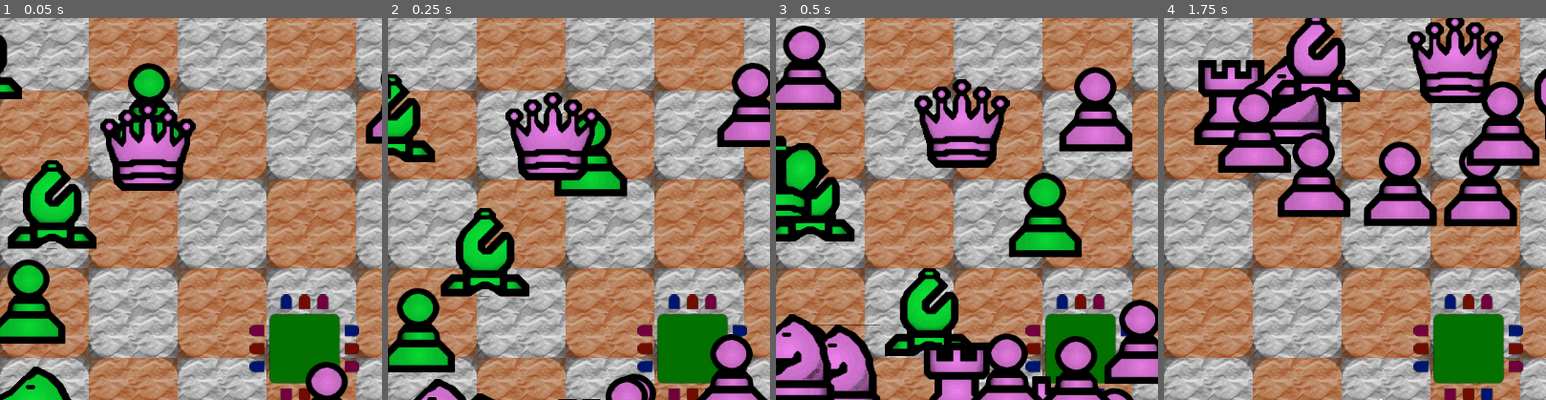
Above: before the commit, frames 1-4 (left to right).
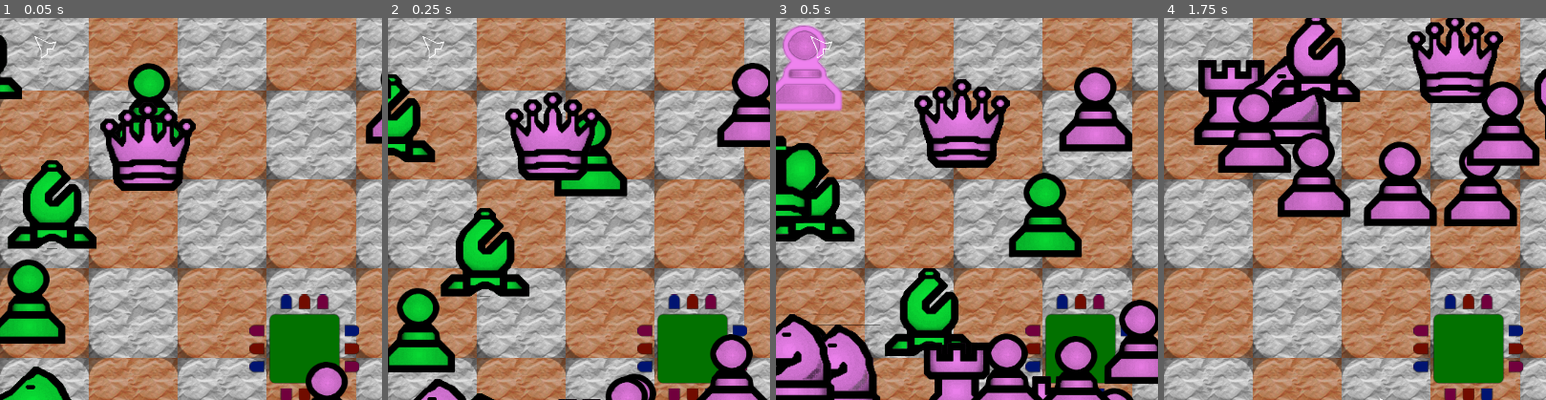
Above: after the commit, the same moments.

Repository: k11d/Chess
Game: Godot game, scene res://Game/Game.tscn
Two runs of this game, one before a commit and one after it. Both use one fixed random seed, a clock stepped at 60 frames per second and the inputs below.
Inputs (mouse positions are % of the whole screen's width and height, from its top left):
- Up to frame 1 (0.05 s): no input
- Up to frame 2 (0.25 s): no input
- Up to frame 3 (0.5 s): no input
- Up to frame 4 (1.75 s): move the mouse to (72, 45) at 0.52 s; move the mouse to (30, 55) at 1.27 s
The pictures show only the part of the screen within x 0-50%, y 2-52%; the shares and areas given below are measured in that part.

The runs differ from the first frame. In frame 1, less than 0.1% of the frame differs, in the area x 9-15%, y 4-11%; in frame 2, less than 0.1%; in frame 3, 1.7%, in the area x 0-18%, y 2-25%; in frame 4, nothing differs.

Commit message:
cursor is now constrained within the grid

Diff:
--- a/Ui/Cursor.gd
+++ b/Ui/Cursor.gd
@@ -33,4 +33,7 @@
 
 func _process(delta: float) -> void:
 	if position != get_global_mouse_position():
-		position = board2realpos(real2boardpos(get_global_mouse_position(), movement_step), movement_step)
+		var bp = real2boardpos(get_global_mouse_position(), movement_step)
+		bp.x = max(0, min(bp.x, 7))
+		bp.y = max(0, min(bp.y, 7))
+		position = board2realpos(bp, movement_step)
